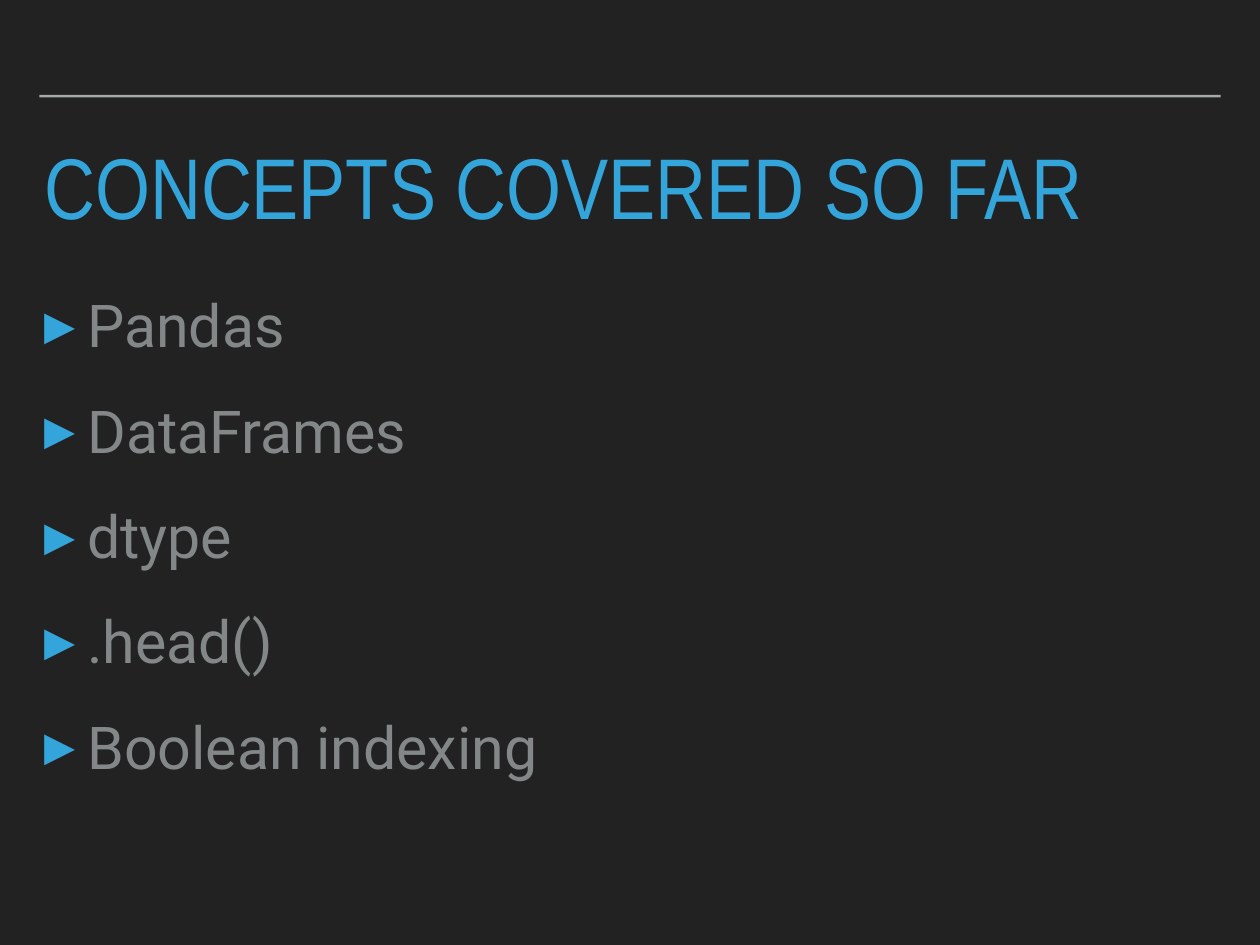
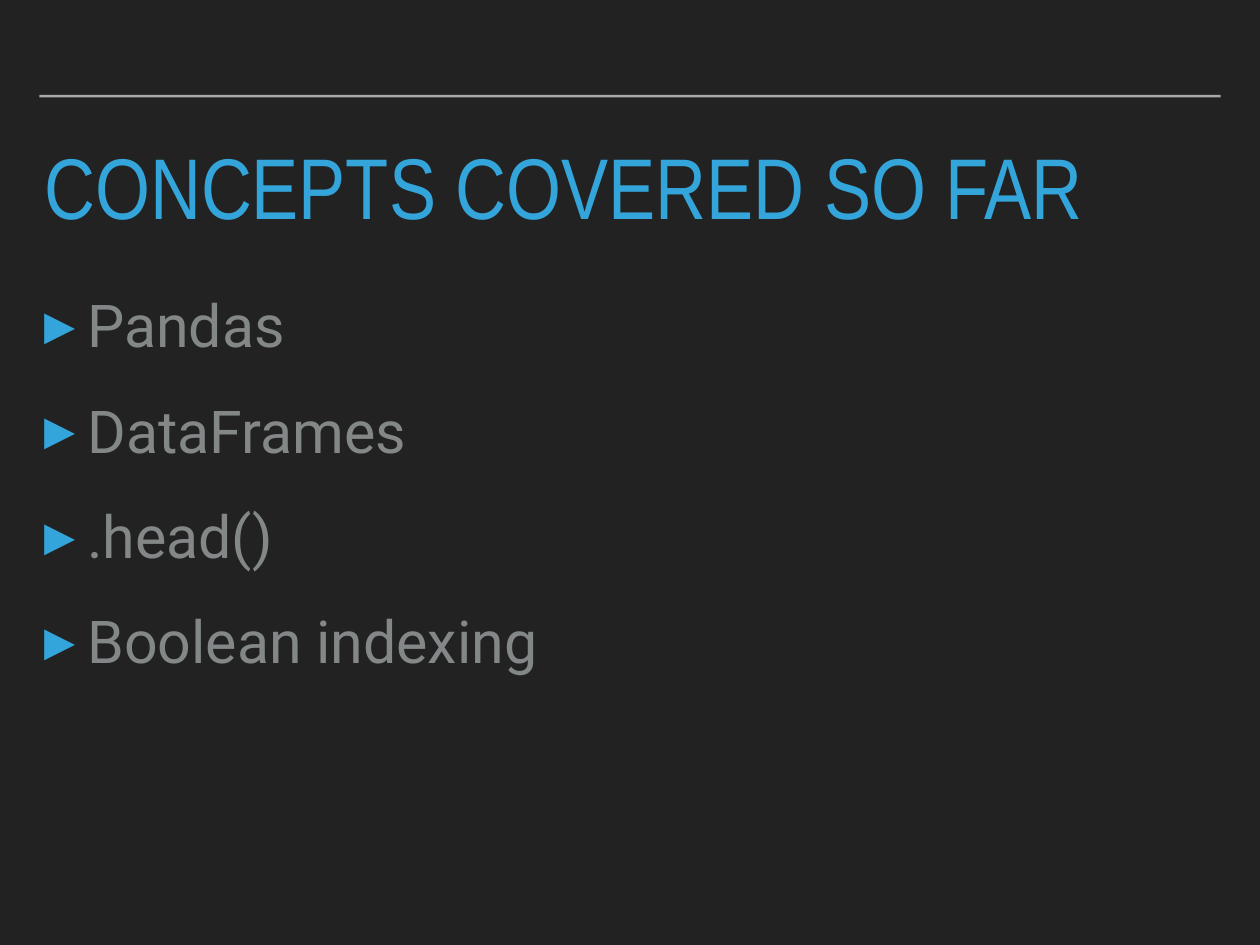
Before and after one commit to patricks1/python-for-data-science, a slide deck: slide 18 of Session06/Session6_Slides.pptx. Drawn at 1260x945 pixels with LibreOffice and Linux fonts; fonts in the diff are those of the drawing. Boxes give left, top, right and bottom in pixels: in the first picture for what was removed or moved away, otherwise in the second. Text is boxed around its words. In the diff, an @@ line names an element or a change of style, - is before the commit and + after.

```diff
--- a/Session06/Session6_Slides.pptx
+++ b/Session06/Session6_Slides.pptx
@@ text at [87, 514, 232, 571]: paragraph removed @@
-▸ dtype
```
Also in this commit, not shown: 1 other slide changed.
